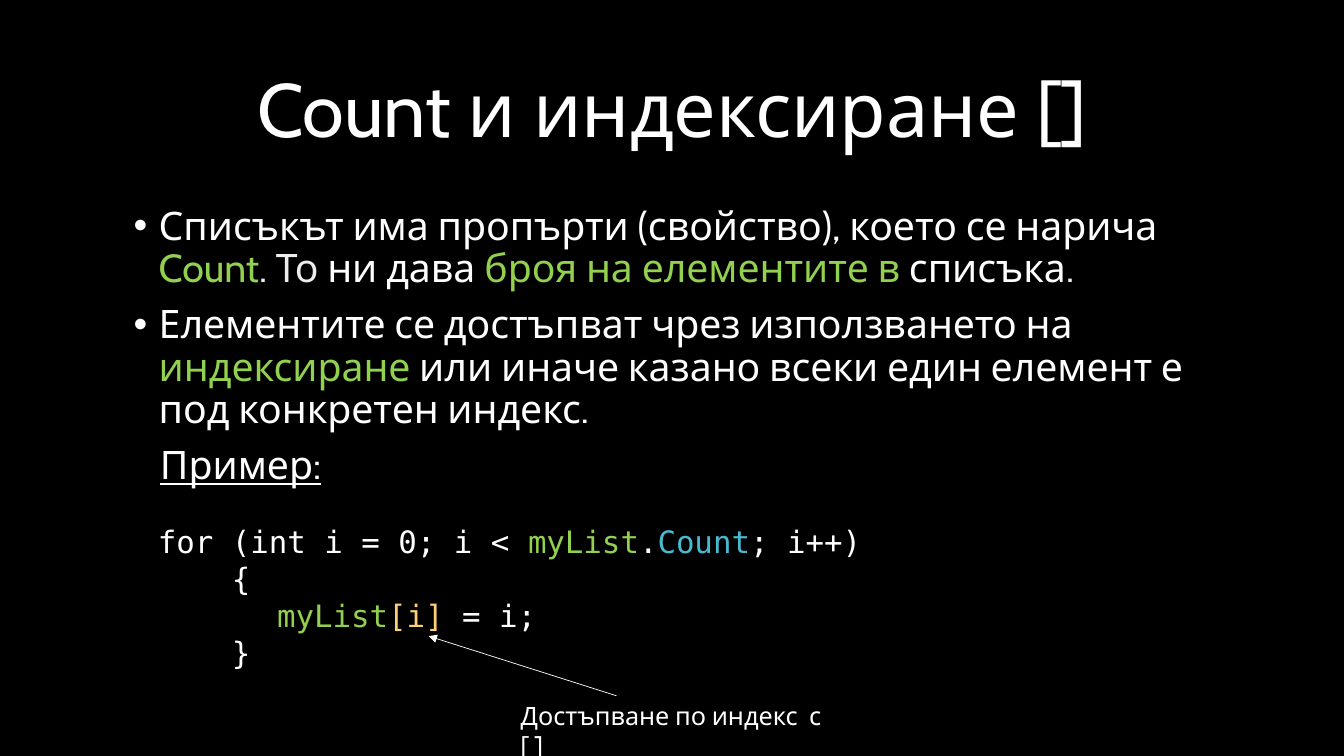
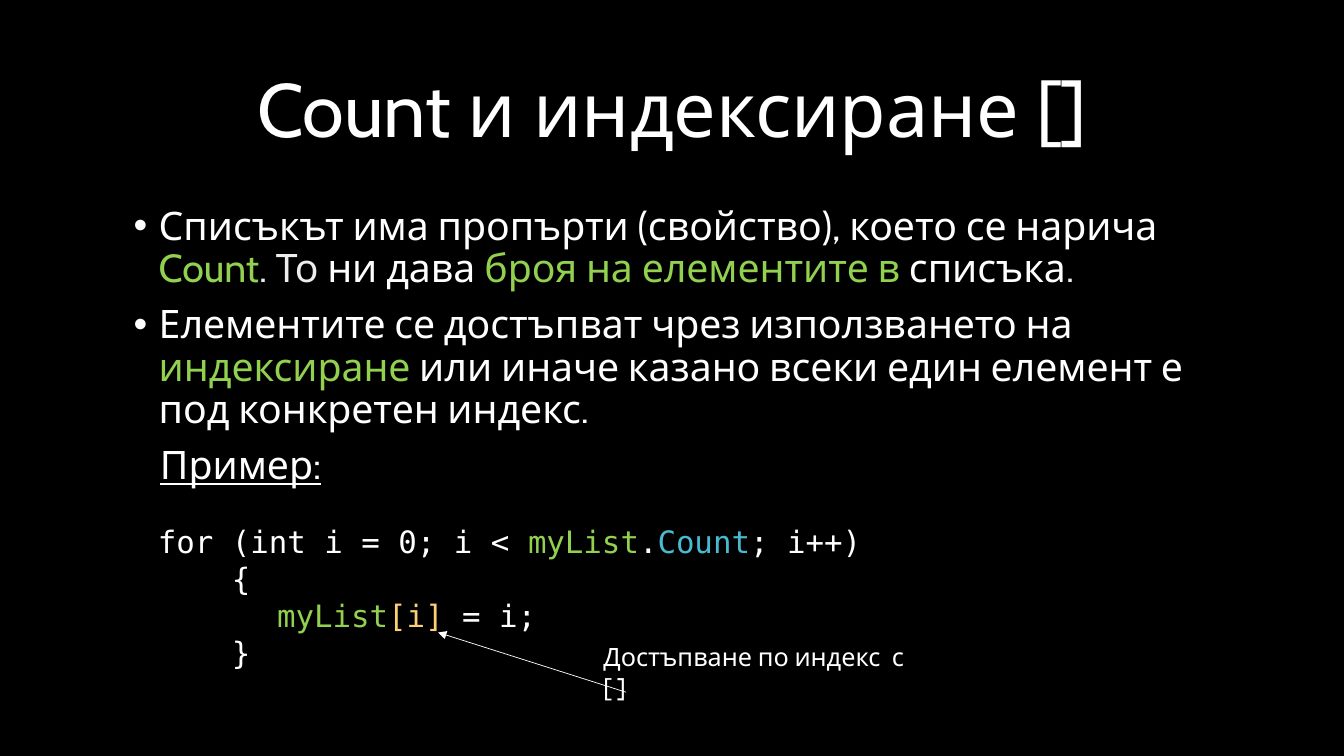
Before and after one commit to velizar92/CSharp-Programming-Presentations, a slide deck: slide 22 of C# Intermediate.pptx (slide 23 before the commit). Drawn at 1344x756 pixels with LibreOffice and Linux fonts; fonts in the diff are those of the drawing; background and template pictures are left out. Boxes give left, top, right and bottom in pixels: in the first picture for what was removed or moved away, otherwise in the second. Text is boxed around its words. In the diff, an @@ line names an element or a change of style, - is before the commit and + after.

```diff
--- a/C# Intermediate.pptx
+++ b/C# Intermediate.pptx
@@ arrow moved from (617, 696) - (429, 636) to (626, 693) - (439, 632) @@
@@ text "Достъпване по индекс с [ ...": place and size @@
-text "Достъпване по индекс с [ ..." at box(521, 707, 821, 730)
+text "Достъпване по индекс с [ ..." at box(603, 648, 904, 671)
```
Also in this commit, not shown: 3 other slides changed, 1 slide added.
